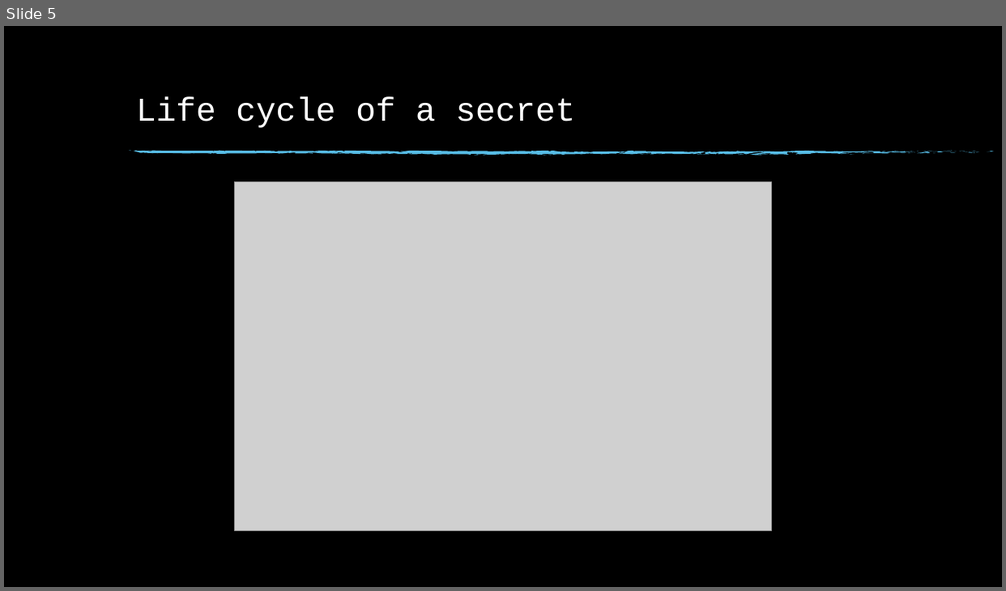
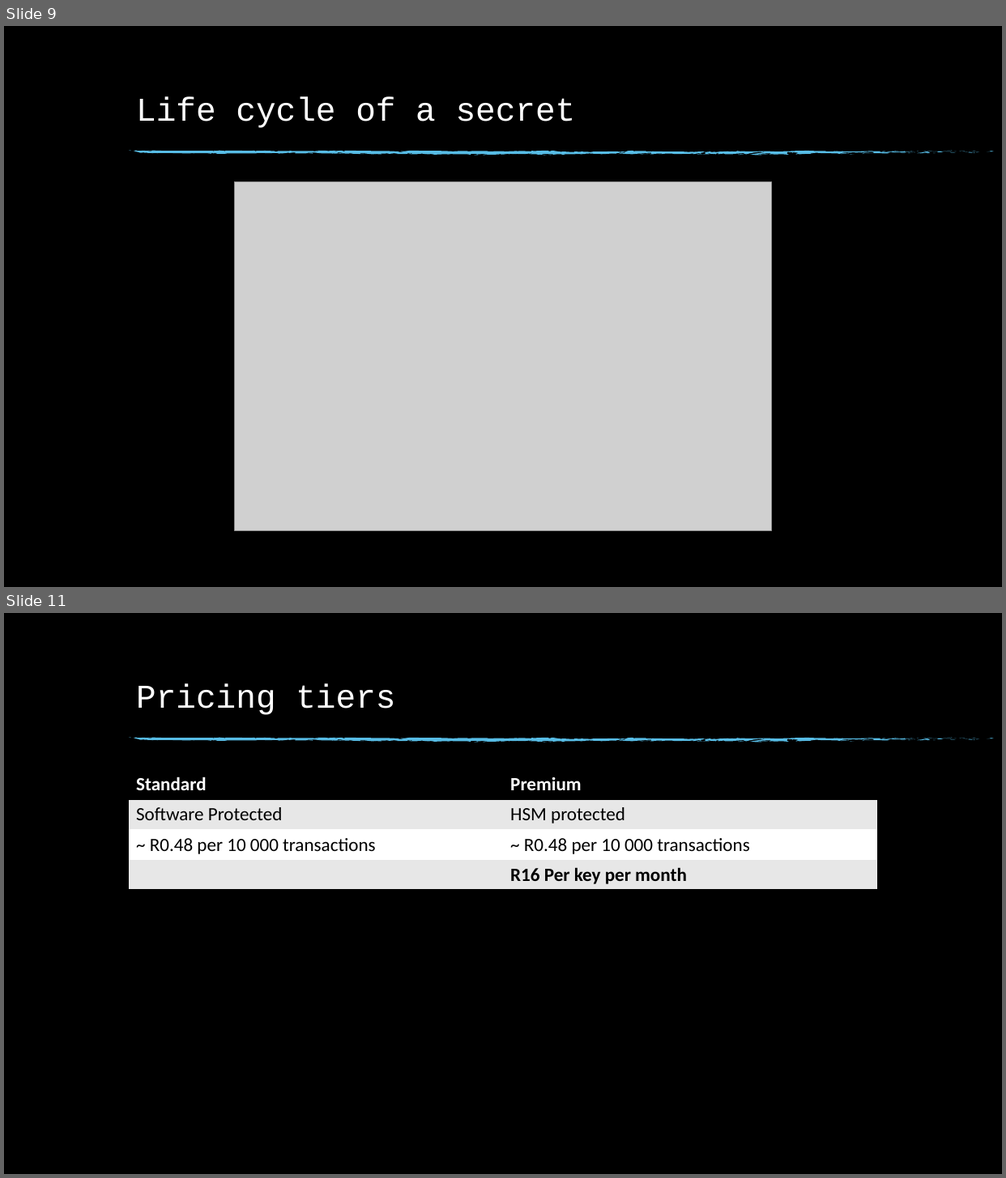
Before and after one commit to RihanMeij/KeyVaultDemo, a slide deck: Key Vault.pptx. Shown one above the other, each under a label of ours: slide 5 before the commit, slides 9 and 11 after it; the slides between them are not shown. The pictures are 1006x591 and 1006x1178 pixels, drawn with LibreOffice and Linux fonts; fonts in the diff are those of the drawing; grey boxes stand for pictures; background and template pictures are left out. Boxes give left, top, right and bottom in pixels: in the first picture for what was removed or moved away, otherwise in the second. Text is boxed around its words. In the diff, an @@ line names an element or a change of style, - is before the commit and + after.

```diff
--- a/Key Vault.pptx
+++ b/Key Vault.pptx
@@ slide 11 added at box(4, 613, 1002, 1174), background picture (left out); not listed: 74 template elements that a slide beside it also shows @@
@@ title added at box(136, 683, 395, 715), 32 pt, text #FFFFFF @@
+Pricing tiers
@@ table added at box(128, 769, 877, 890), 4 rows, 2 columns @@
+Standard | Premium
+Software Protected | HSM protected
+~ R0.48 per 10 000 transactions | ~ R0.48 per 10 000 transactions
+ | R16 Per key per month
@@ what was slide 5 is now slide 9 @@
```
Also in this commit, not shown: 3 slides changed, 7 other slides added, 2 slides removed, 4 other files.
